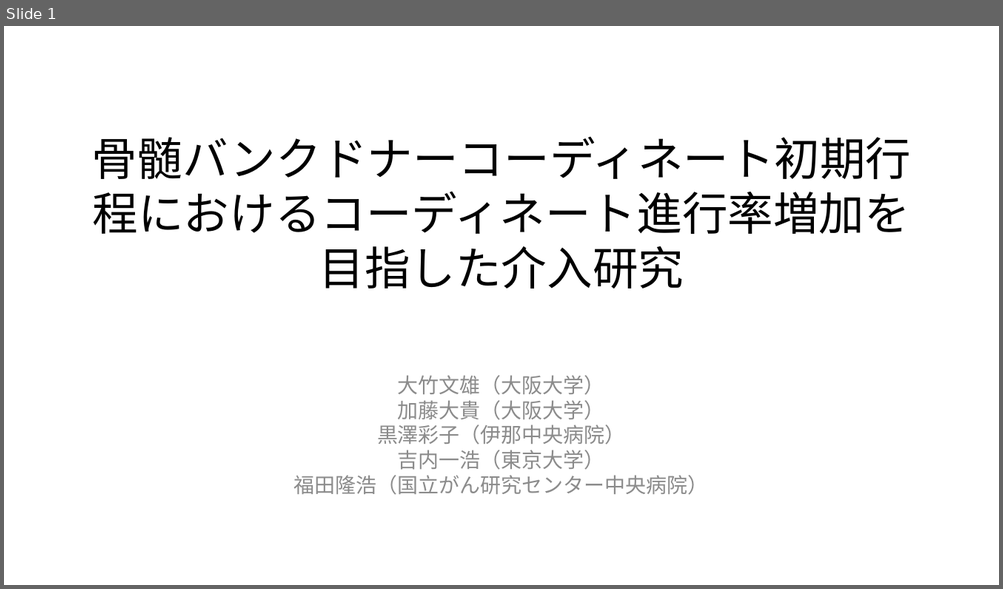
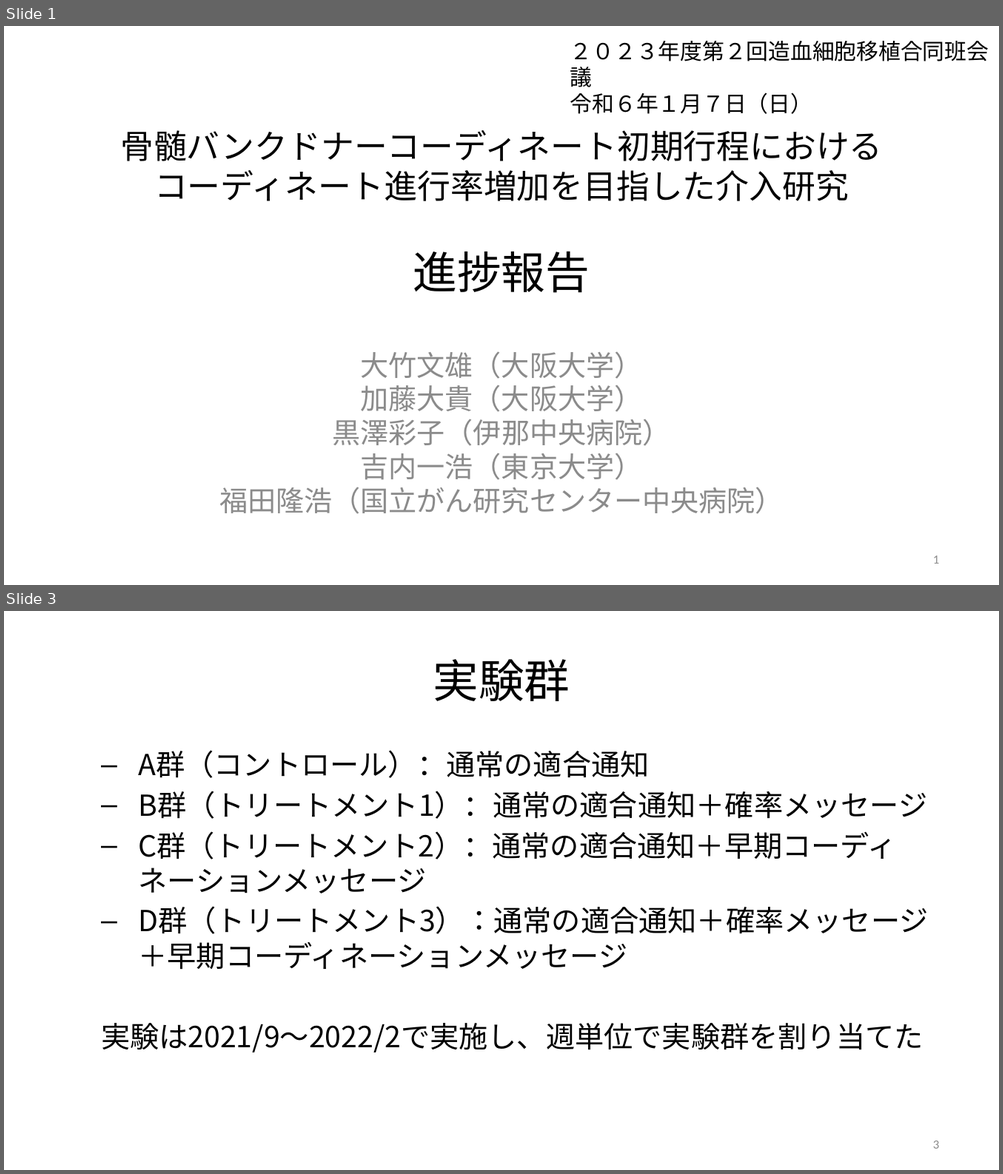
Before and after one commit to JMDP-behavioral-economics/RCT-Nudge, a slide deck: targeting.pptx. Shown one above the other, each under a label of ours: slide 1 before the commit, slides 1 and 3 after it; the slides between them are not shown. The pictures are 1003x589 and 1003x1174 pixels, drawn with LibreOffice and Linux fonts; fonts in the diff are those of the drawing. Boxes give left, top, right and bottom in pixels: in the first picture for what was removed or moved away, otherwise in the second. Text is boxed around its words. In the diff, an @@ line names an element or a change of style, - is before the commit and + after.

```diff
--- a/targeting.pptx
+++ b/targeting.pptx
@@ slide 3 added at box(4, 611, 999, 1170), background #FFFFFF @@
@@ title added at box(433, 659, 570, 701), 33 pt, text #000000 @@
+実験群
@@ text added at box(101, 750, 928, 1053), 21 pt, text #000000 @@
+  – A群（コントロール）：通常の適合通知
+  – B群（トリートメント1）：通常の適合通知＋確率メッセージ
+  – C群（トリートメント2）：通常の適合通知＋早期コーディネーションメッセージ
+  – D群（トリートメント3）：通常の適合通知＋確率メッセージ＋早期コーディネーションメッセージ
+  実験は2021/9～2022/2で実施し、週単位で実験群を割り当てた
@@ page number added at box(933, 1141, 939, 1149), 9 pt, text #8C8C8C @@
+3
@@ slide 1 changed as well @@
@@ text added at box(570, 93, 812, 114), 16 pt, text #000000 @@
+２０２３年度第２回造血細胞移植合同班会議
+令和６年１月７日（日）
@@ title at box(120, 130, 882, 293): text changed; size 33 to 24 pt @@
-骨髄バンクドナーコーディネート初期行程におけるコーディネート進行率増加を目指した介入研究
+骨髄バンクドナーコーディネート初期行程における
+コーディネート進行率増加を目指した介入研究
+進捗報告
@@ subtitle "大竹文雄（大阪大学） 加藤大貴（大阪大学） 黒澤彩子（伊那中央病院） 吉内一浩（東京大学） 福田隆浩（国立がん研究センタ ..." at box(219, 352, 783, 514): size 15 to 20.4 pt; more space between paragraphs @@
@@ page number added at box(933, 556, 939, 564), 9 pt, text #8C8C8C @@
+1
```
Also in this commit, not shown: 2 other slides changed, 3 other slides added.
